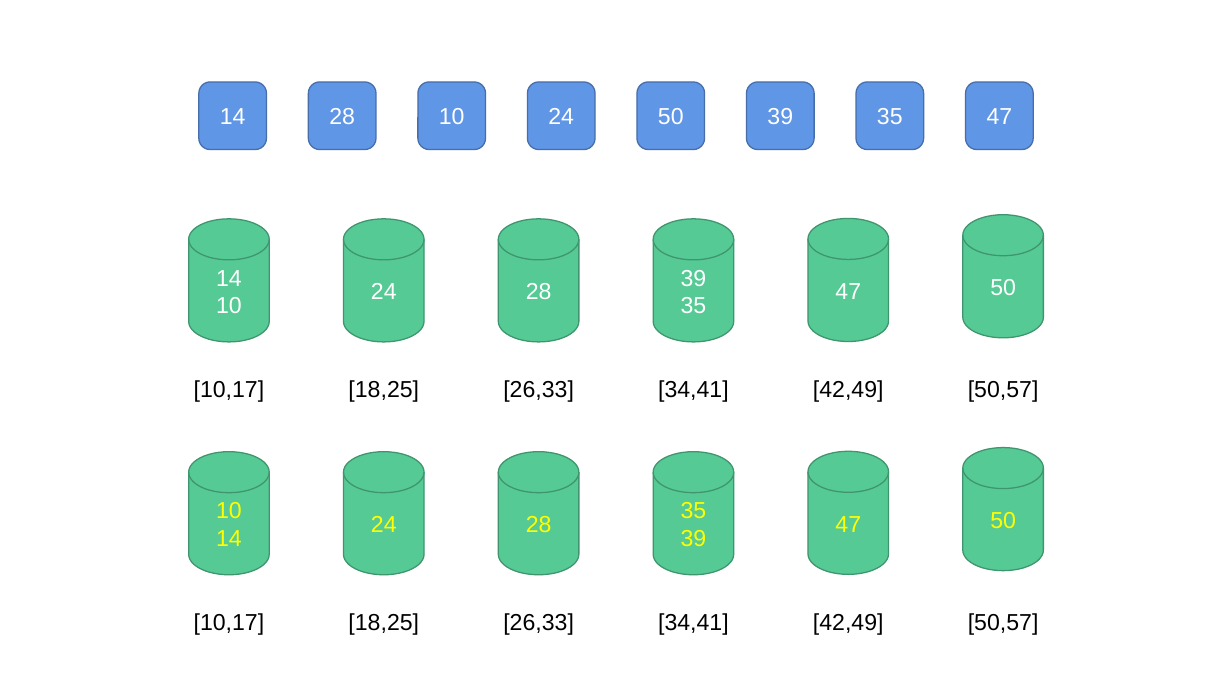
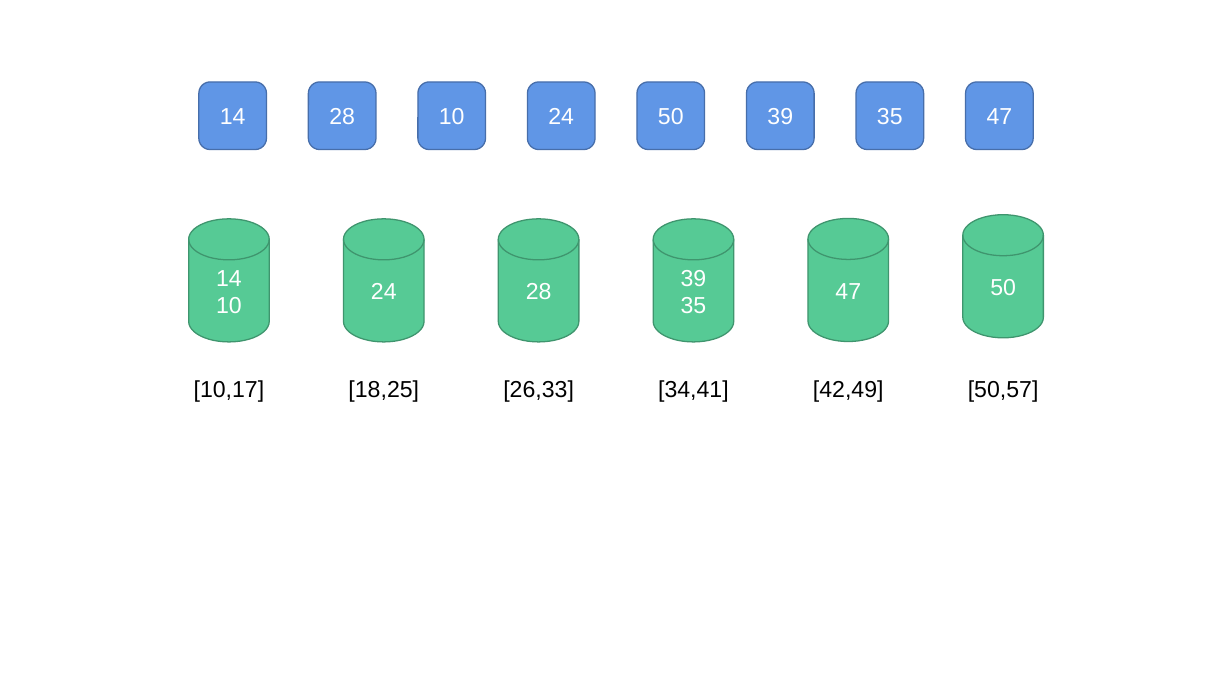
Before and after one commit to jj56313751/weijing-studybook, a slide deck: slide 5 of 算法/排序算法/桶排序/桶排序.pptx. Drawn at 1232x693 pixels with LibreOffice and Linux fonts; fonts in the diff are those of the drawing. Boxes give left, top, right and bottom in pixels: in the first picture for what was removed or moved away, otherwise in the second. Text is boxed around its words. In the diff, an @@ line names an element or a change of style, - is before the commit and + after.

```diff
--- a/算法/排序算法/桶排序/桶排序.pptx
+++ b/算法/排序算法/桶排序/桶排序.pptx
@@ group removed at (x1=189, y1=447, x2=1043, y2=635): 6 cylinders, 6 texts @@
-10
-14
-24
-28
-35
-39
-47
-50
-[10,17]
-[18,25]
-[26,33]
-[34,41]
-[42,49]
-[50,57]
```
Also in this commit, not shown: 2 other slides changed, 1 other file.
